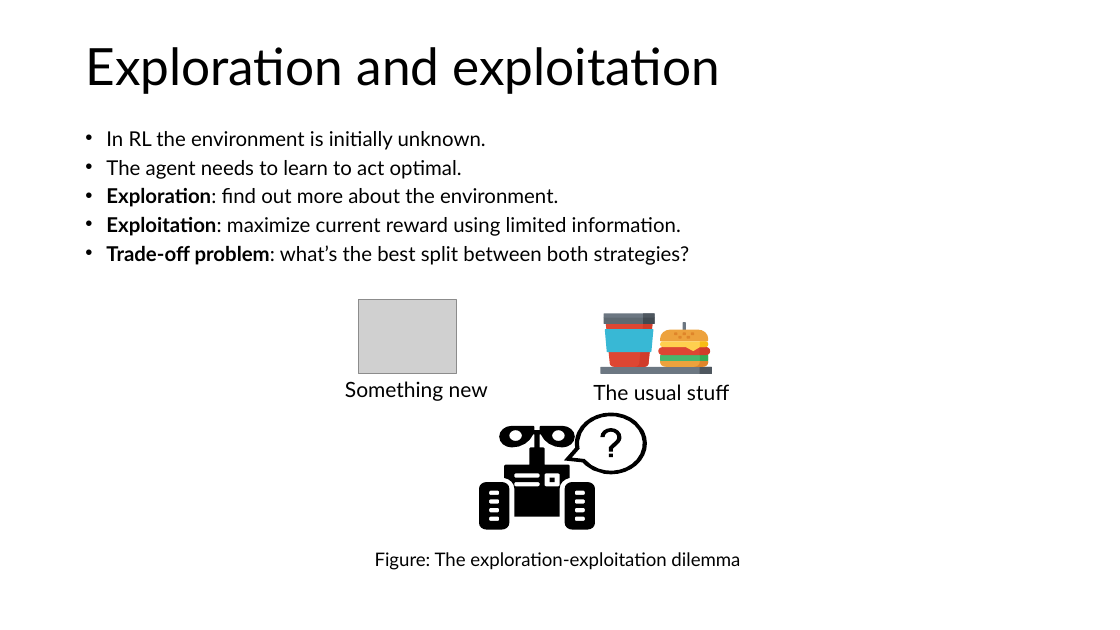
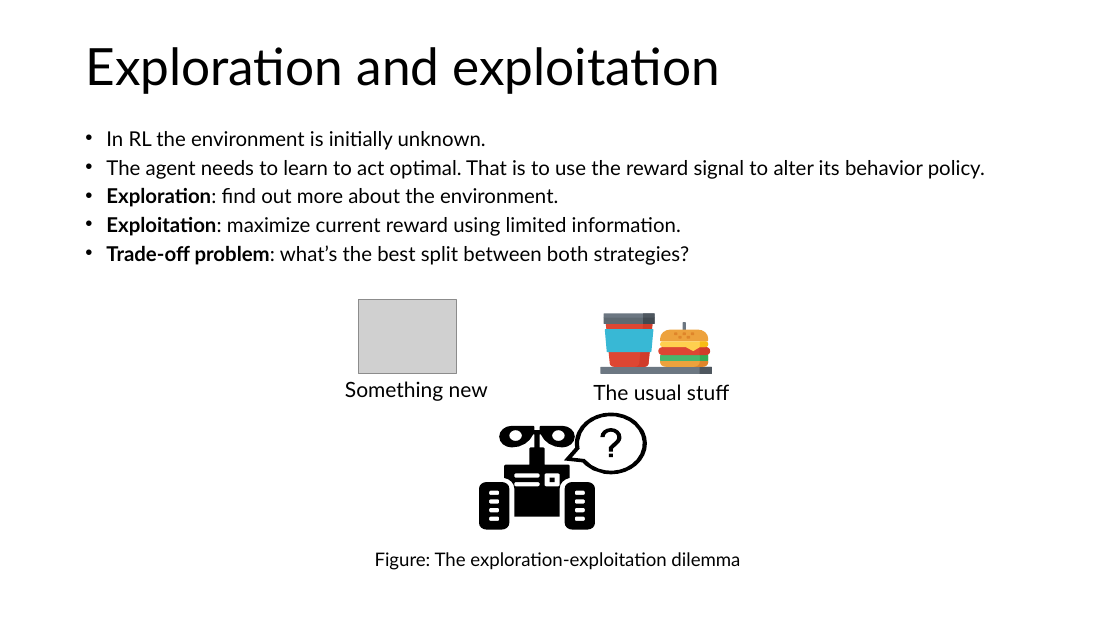
Before and after one commit to mhahsler/Introduction_to_Reinforcement_Learning, a slide deck: slide 35 of slides/Lecture01.pptx (slide 32 before the commit). Drawn at 1120x630 pixels with LibreOffice and Linux fonts; fonts in the diff are those of the drawing; grey boxes stand for pictures; background and template pictures are left out. Boxes give left, top, right and bottom in pixels: in the first picture for what was removed or moved away, otherwise in the second. Text is boxed around its words. In the diff, an @@ line names an element or a change of style, - is before the commit and + after.

```diff
--- a/slides/Lecture01.pptx
+++ b/slides/Lecture01.pptx
@@ text at bbox=[106, 160, 985, 179]: text changed @@
-• The agent needs to learn to act optimal.
+• The agent needs to learn to act optimal. That is to use the reward signal to alter its behavior policy.
```
Also in this commit, not shown: 18 other slides changed, 7 slides added, 4 slides removed, 3 other files.
